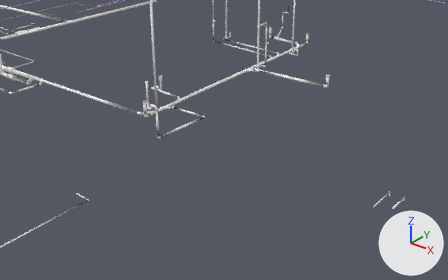
A saved change to the glTF model slab_pipes_dwv.glb.
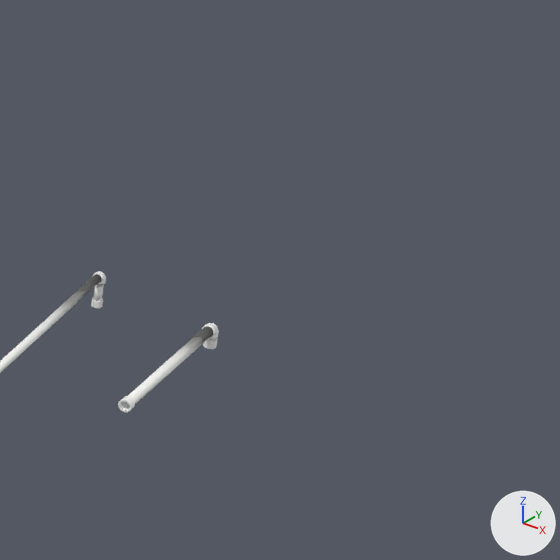
Each version appears first from a camera (50 mm lens) standing at (11.19, -3.3, 6.42) and looking at (4.57, 4.97, 1.3), and next in a close-up on the part from 84% to 100% of the width and 56% to 81% of the height. The lights are fixed; the arrows at lower right show +X, +Y and +Z. The first two pictures are the older version. Where no turn or scale is listed for an object, it has been applied to the vertices.

Names of what the first close-up shows: 'pipe_dwv_condensate_wh_tankless', 'pipe_dwv_pan_drain_wh_hybrid' and 3 more.
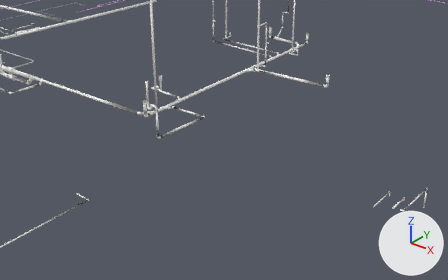
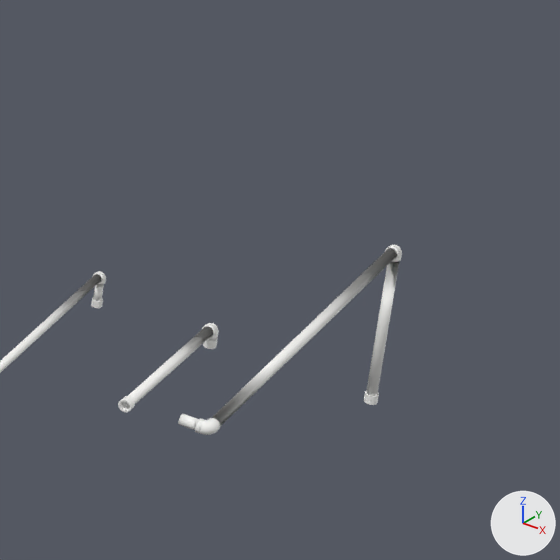
Where the change shows, as pixel boxes [x1, y1, x2, y2] in the close-ups (560 x 560 px):
'pipe_dwv_pan_drain_wh_garage_tank', added
    after: [178, 245, 402, 435]
'fit_adapter_pipe_dwv_pan_drain_wh_garage_tank', added
    after: [364, 390, 379, 405]

Diff of the bpy script that builds the scene:
```diff
--- a/slab_pipes_dwv.glb.py
+++ b/slab_pipes_dwv.glb.py
@@ me_pipe_dwv_pan_drain_wh_garage_tank @@
+me_pipe_dwv_pan_drain_wh_garage_tank.from_pydata(...)  # 1853 vertices, 4036 faces; spans x 7.668..7.752, y 6.204..7.317, z -0.09..0.369
+me_pipe_dwv_pan_drain_wh_garage_tank.materials.append(mat_mat_dwv)  # white #f8f8f6
@@ me_fit_adapter_pipe_dwv_pan_drain_wh_garage_tank_001 @@
+me_fit_adapter_pipe_dwv_pan_drain_wh_garage_tank_001.from_pydata(...)  # 480 vertices, 1040 faces; spans x 7.7186..7.7517, y 7.2834..7.3165, z -0.1019..-0.0781
+me_fit_adapter_pipe_dwv_pan_drain_wh_garage_tank_001.materials.append(mat_mat_dwv)  # white #f8f8f6
@@ ob_pipe_dwv_pan_drain_wh_garage_tank @@
+ob_pipe_dwv_pan_drain_wh_garage_tank = bpy.data.objects.new('pipe_dwv_pan_drain_wh_garage_tank', me_pipe_dwv_pan_drain_wh_garage_tank)
+ob_pipe_dwv_pan_drain_wh_garage_tank.location = (0.0, 0.0, 0.0)
@@ ob_fit_adapter_pipe_dwv_pan_drain_wh_garage_tank @@
+ob_fit_adapter_pipe_dwv_pan_drain_wh_garage_tank = bpy.data.objects.new('fit_adapter_pipe_dwv_pan_drain_wh_garage_tank', me_fit_adapter_pipe_dwv_pan_drain_wh_garage_tank_001)
+ob_fit_adapter_pipe_dwv_pan_drain_wh_garage_tank.location = (0.0, 0.0, 0.0)
```
